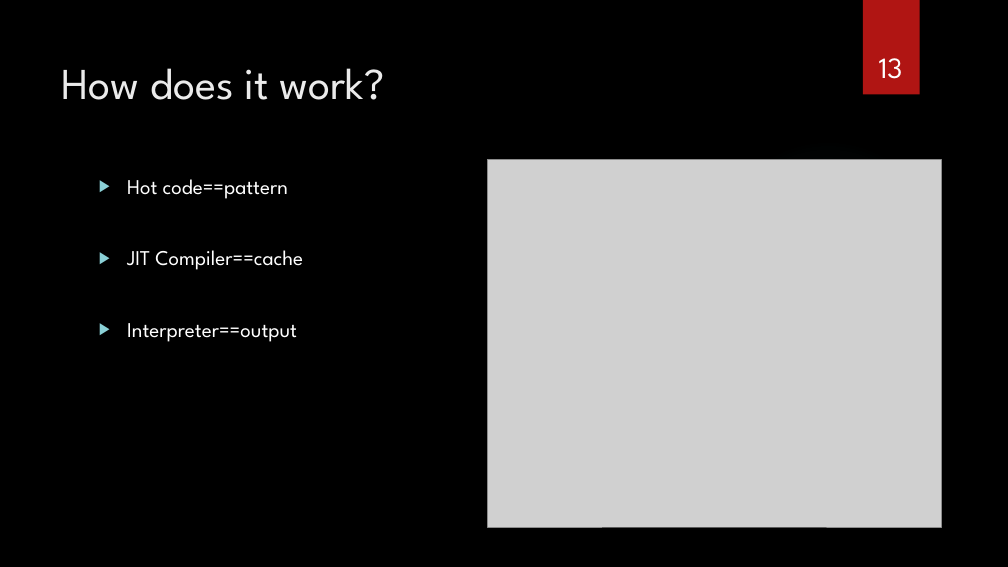
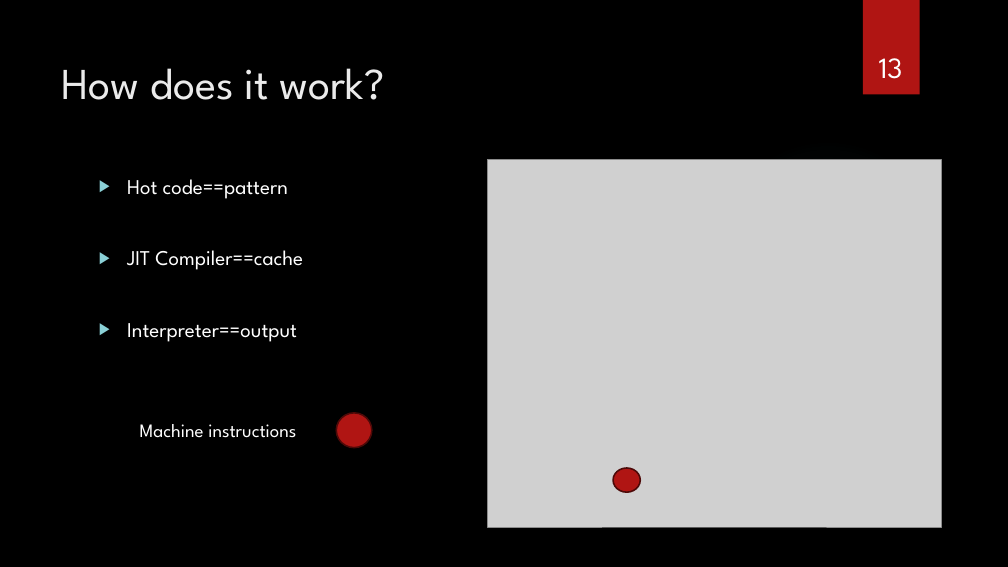
Before and after one commit to sebivenlo/esd-2024-jit-compiler, a slide deck: slide 13 of documents/presentation/presentation jit compiler.pptx. Drawn at 1008x567 pixels with LibreOffice and Linux fonts; fonts in the diff are those of the drawing; grey boxes stand for pictures; background and template pictures are left out. Boxes give left, top, right and bottom in pixels: in the first picture for what was removed or moved away, otherwise in the second. Text is boxed around its words. In the diff, an @@ line names an element or a change of style, - is before the commit and + after.

Commit message:
error in diagram fixed

```diff
--- a/documents/presentation/presentation jit compiler.pptx
+++ b/documents/presentation/presentation jit compiler.pptx
@@ ellipse added at [337,413,372,448], fill #B01513, outline #4D0908 1.5 pt @@
@@ text added at [140,424,296,438], 18 pt, text #FFFFFF @@
+Machine instructions
@@ ellipse added at [613,468,640,492], fill #B01513, outline #4D0908 1.5 pt @@
```
